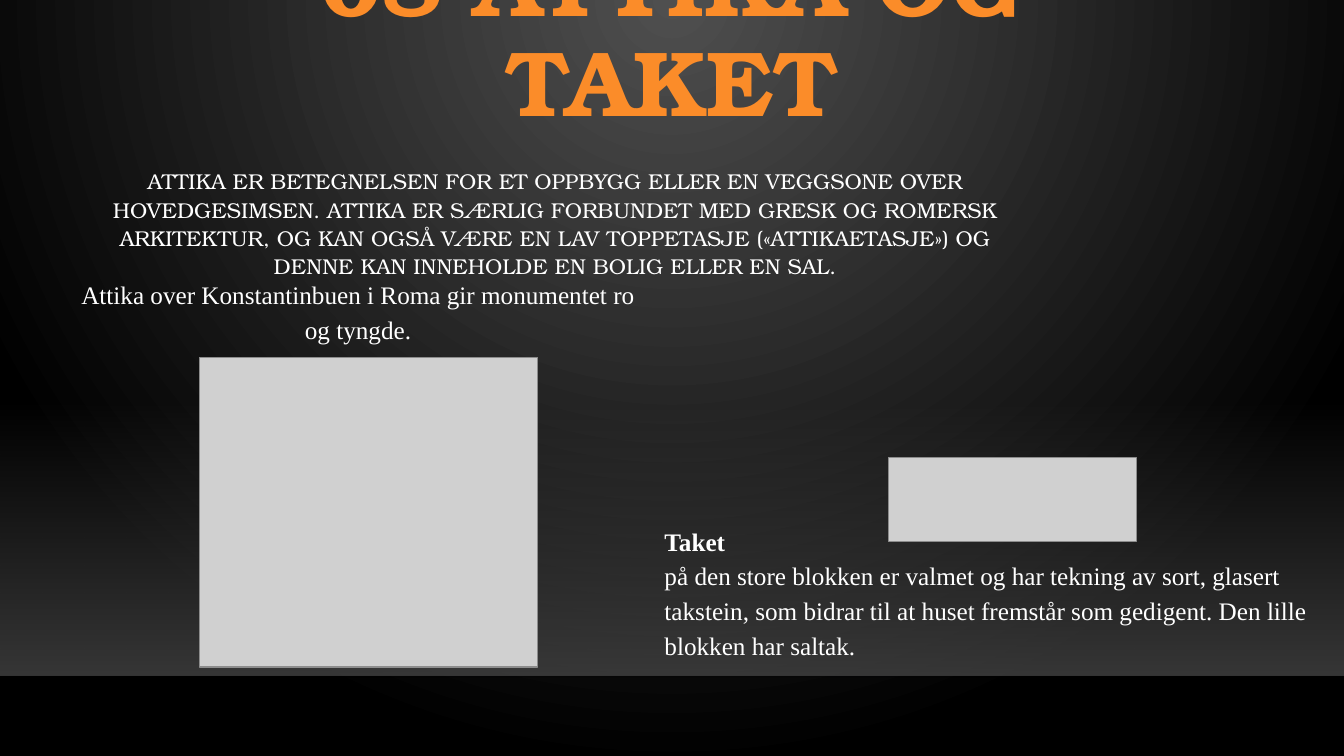
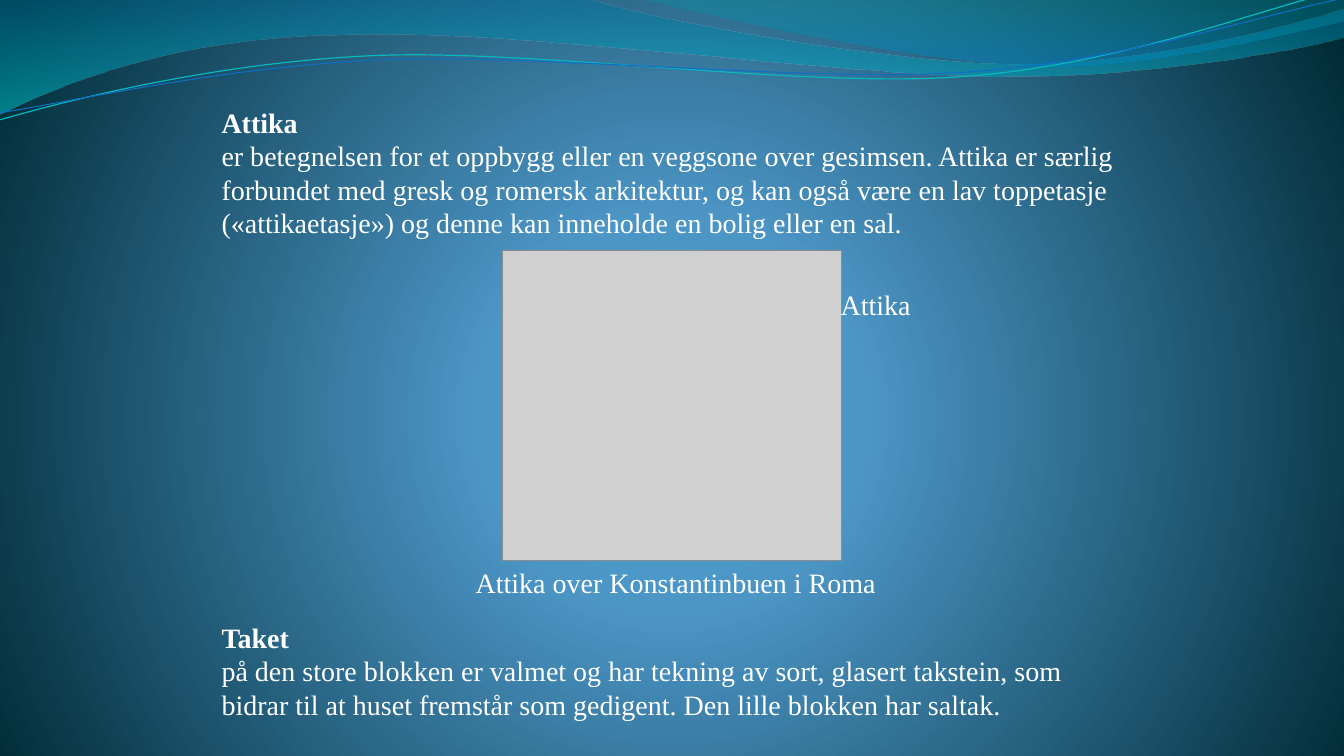
Before and after one commit to skaretk/lightcontrols, a slide deck: slide 9 of light_controller/light_control.pptm (slide 8 before the commit). Drawn at 1344x756 pixels with LibreOffice and Linux fonts; fonts in the diff are those of the drawing; grey boxes stand for pictures; background and template pictures are left out. Boxes give left, top, right and bottom in pixels: in the first picture for what was removed or moved away, otherwise in the second. Text is boxed around its words. In the diff, an @@ line names an element or a change of style, - is before the commit and + after.

```diff
--- a/light_controller/light_control.pptm
+++ b/light_controller/light_control.pptm
@@ background gradient #505050 to #000000 to gradient #4AA0D6 to #4C98C7 to #002C38 @@
@@ freeform shape added at (0, 0, 1344, 114), fill gradient #0074A1 to #00C6CF @@
@@ freeform shape added at (0, 0, 1344, 125), outline #0AB8BF 0.85 pt @@
@@ freeform shape added at (0, 0, 1344, 120), outline #0F6FC6 0.75 pt @@
@@ title removed at (321, 0, 1022, 116) @@
-08 ATTIKA OG TAKET
@@ freeform shape added at (644, 0, 1344, 70), fill gradient #00A1A9 to #008BBF @@
@@ text at (222, 113, 1113, 239): text changed; size 15.3 to 20 pt; font TeX Gyre Bonum to Times New Roman @@
-ATTIKA ER BETEGNELSEN FOR ET OPPBYGG ELLER EN VEGGSONE OVER HOVEDGESIMSEN. ATTIKA ER SÆRLIG FORBUNDET MED GRESK OG ROMERSK ARKITEKTUR, OG KAN OGSÅ VÆRE EN LAV TOPPETASJE («ATTIKAETASJE») OG DENNE KAN INNEHOLDE EN BOLIG ELLER EN SAL.
+Attika
+er betegnelsen for et oppbygg eller en veggsone over gesimsen. Attika er særlig forbundet med gresk og romersk arkitektur, og kan også være en lav toppetasje («attikaetasje») og denne kan inneholde en bolig eller en sal.
@@ picture: place and size @@
-picture at (200, 357, 538, 666)
+picture at (503, 251, 842, 561)
@@ text added at (841, 294, 911, 321), 20 pt, text #FFFFFF @@
+Attika
@@ rectangle removed at (0, 399, 1344, 676) @@
@@ picture removed at (888, 458, 1136, 541) @@
@@ text at (476, 573, 876, 594): text changed; size 18 to 20 pt @@
-Attika over Konstantinbuen i Roma gir monumentet ro og tyngde.
+Attika over Konstantinbuen i Roma
@@ text "Taket": place and size @@
-text "Taket" at (664, 533, 1306, 656)
+text "Taket" at (222, 628, 1061, 721)
@@ text "Taket" at (222, 628, 1061, 721): size 18 to 20 pt; line spacing 1.15 to 1 @@
@@ line removed from (0, 677) to (1344, 677) @@
```
Also in this commit, not shown: 13 other slides changed, 1 slide added, 2 slides removed, 3 other files.
